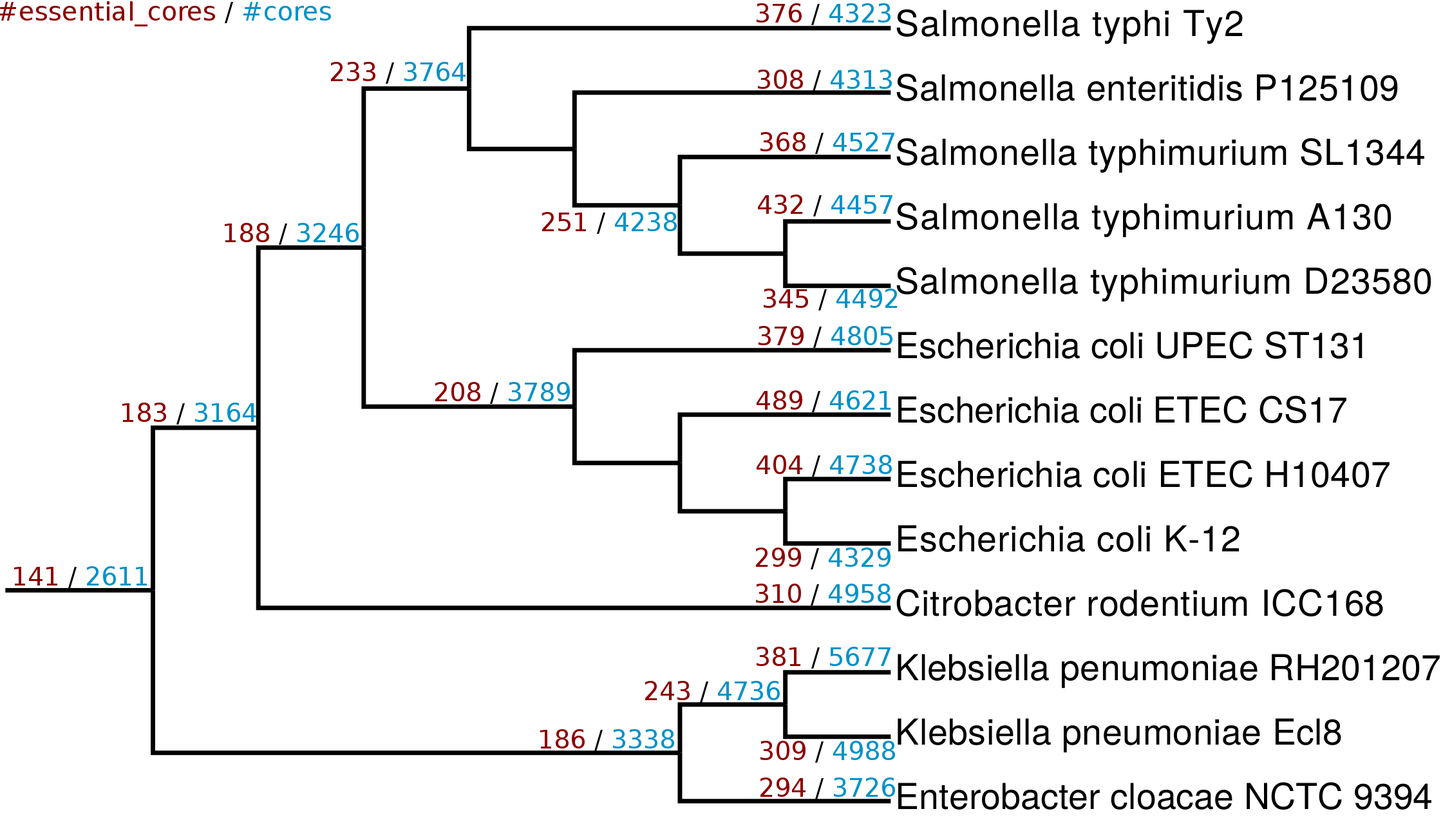
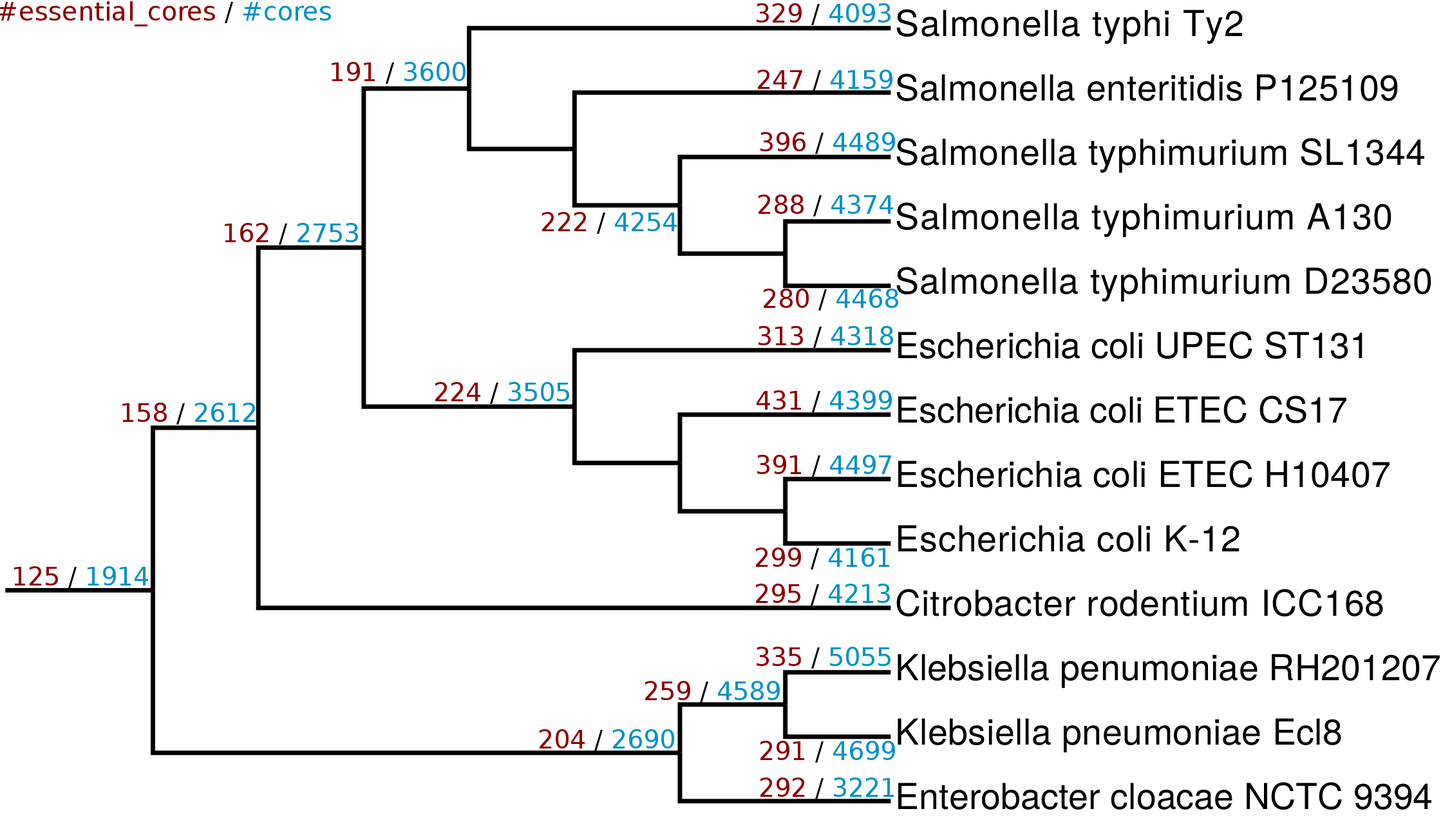
Two versions of the same layered image (w=1452, h=829). Layer-by-layer changes:
renamed "141 / 2611" to "125 / 1914", painted on it over bbox(28, 566, 149, 586)
renamed "183 / 3164" to "158 / 2612", painted on it over bbox(137, 402, 257, 422)
renamed "186 / 3338" to "204 / 2690", painted on it over bbox(539, 728, 675, 749)
renamed "243 / 4736" to "259 / 4589", painted on it over bbox(660, 680, 780, 700)
renamed "188 / 3246" to "162 / 2753", painted on it over bbox(240, 222, 359, 243)
renamed "208 / 3789" to "224 / 3505", painted on it over bbox(451, 381, 570, 402)
renamed "233 / 3764" to "191 / 3600", painted on it over bbox(330, 61, 466, 82)
renamed "294 / 3726" to "292 / 3221", painted on it over bbox(792, 777, 896, 797)
renamed "309 / 4988" to "291 / 4699", painted on it over bbox(760, 740, 896, 760)
renamed "381 / 5677" to "335 / 5055", painted on it over bbox(772, 646, 891, 666)
renamed "310 / 4958" to "295 / 4213", painted on it over bbox(755, 583, 891, 603)
renamed "299 / 4329" to "299 / 4161", painted on it over bbox(845, 547, 891, 567)
renamed "404 / 4738" to "391 / 4497", painted on it over bbox(756, 454, 892, 474)
renamed "489 / 4621" to "431 / 4399", painted on it over bbox(773, 390, 892, 410)
renamed "379 / 4805" to "313 / 4318", painted on it over bbox(774, 325, 894, 346)
renamed "251 / 4238" to "222 / 4254", painted on it over bbox(558, 211, 677, 232)
renamed "345 / 4492" to "280 / 4468", painted on it over bbox(763, 288, 899, 308)
renamed "432 / 4457" to "288 / 4374", painted on it over bbox(757, 194, 894, 214)
renamed "368 / 4527" to "396 / 4489", painted on it over bbox(776, 132, 896, 152)
renamed "308 / 4313" to "247 / 4159", painted on it over bbox(757, 69, 893, 89)
renamed "376 / 4323" to "329 / 4093", painted on it over bbox(772, 3, 876, 23)
